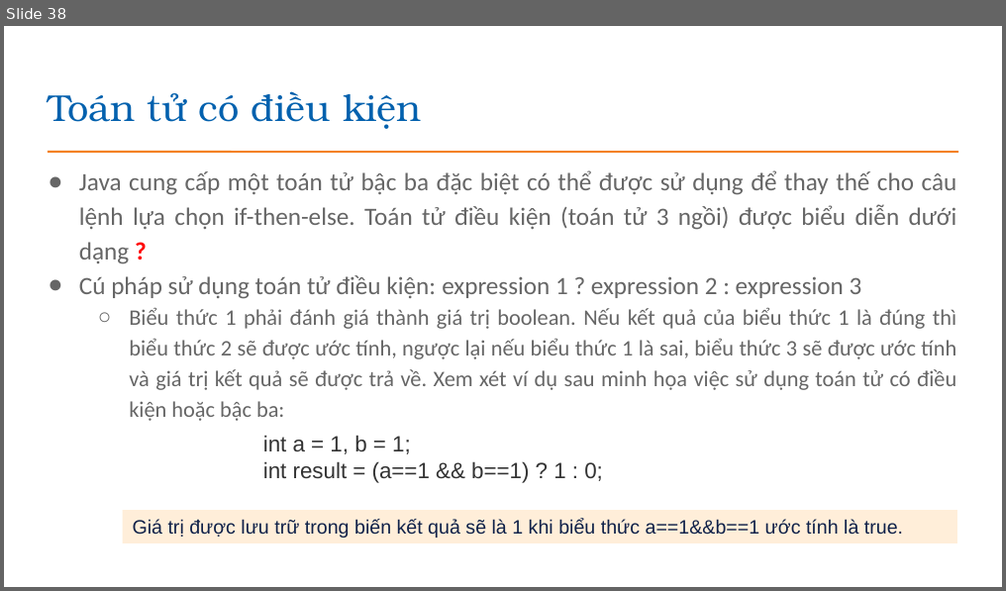
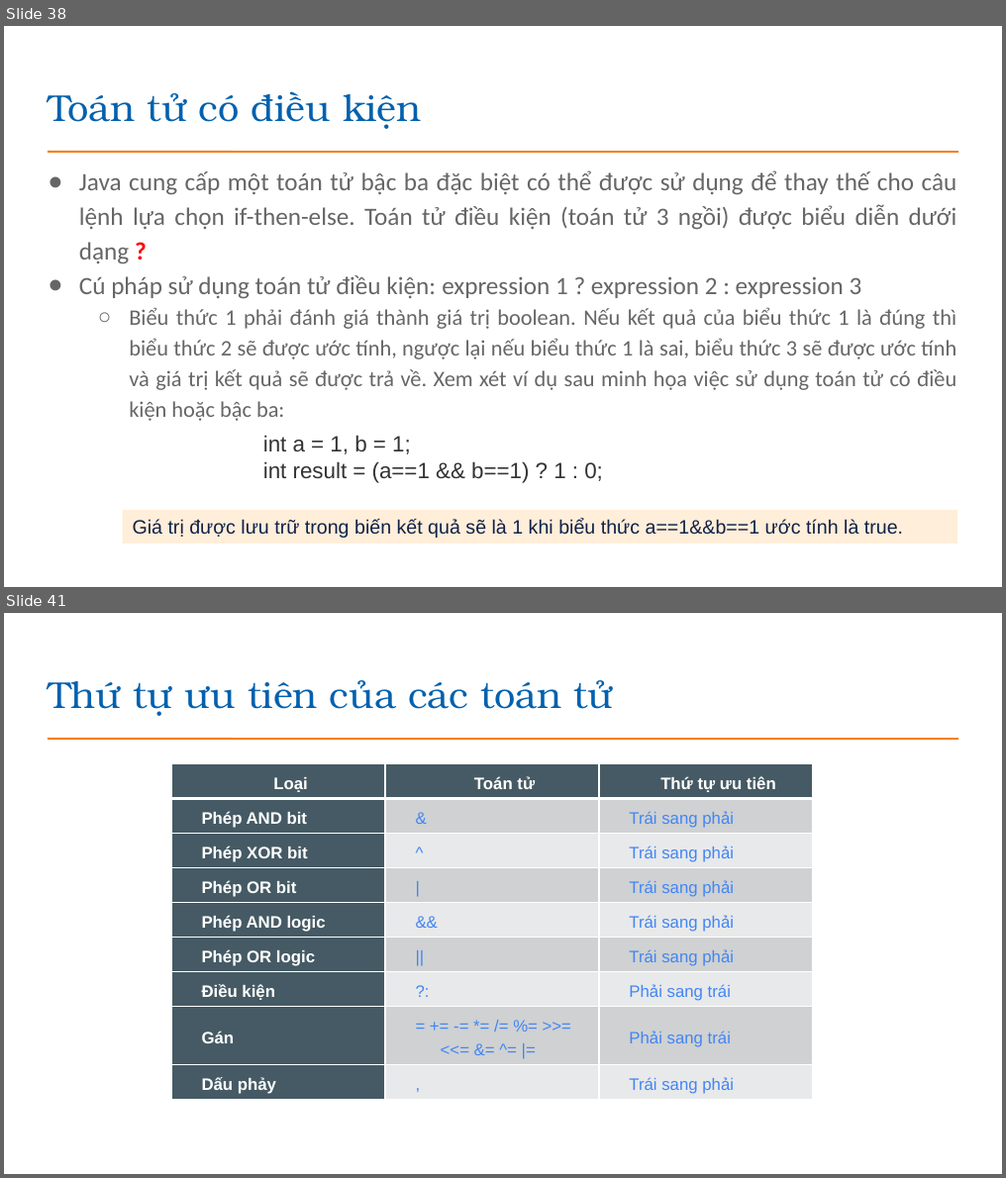
Before and after one commit to EdisonTechnologyAcademy/Java---Construction, a slide deck: presentations/Bài 3_Cac phep toan va bieu thuc.pptx. Shown one above the other, each under a label of ours: slide 38 before the commit, slides 38 and 41 after it; the slides between them are not shown. The pictures are 1006x591 and 1006x1178 pixels, drawn with LibreOffice and Linux fonts; fonts in the diff are those of the drawing; background and template pictures are left out. Boxes give left, top, right and bottom in pixels: in the first picture for what was removed or moved away, otherwise in the second. Text is boxed around its words. In the diff, an @@ line names an element or a change of style, - is before the commit and + after.

```diff
--- a/presentations/Bài 3_Cac phep toan va bieu thuc.pptx
+++ b/presentations/Bài 3_Cac phep toan va bieu thuc.pptx
@@ slide 41 added at [4,613,1002,1174], background #FFFFFF; not listed: 1 template element that a slide beside it also shows @@
@@ title added at [48,680,614,716], 27 pt, text #0361AE @@
+Thứ tự ưu tiên của các toán tử
@@ table added at [171,763,812,1098], 9 rows, 3 columns @@
+Loại | Toán tử | Thứ tự ưu tiên
+Phép AND bit | & | Trái sang phải
+Phép XOR bit | ^ | Trái sang phải
+Phép OR bit | | | Trái sang phải
+Phép AND logic | && | Trái sang phải
+Phép OR logic | || | Trái sang phải
+Điều kiện | ?: | Phải sang trái
+Gán | = += -= *= /= %= >>= <<= &= ^= |= | Phải sang trái
+Dấu phảy | , | Trái sang phải
```
Also in this commit, not shown: 2 slides changed, 3 other slides added, 19 other files.
